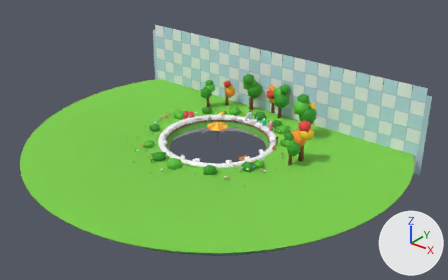
The glTF model examples/bumper-ducks/public/models/arenas.glb: old version first, new version second.
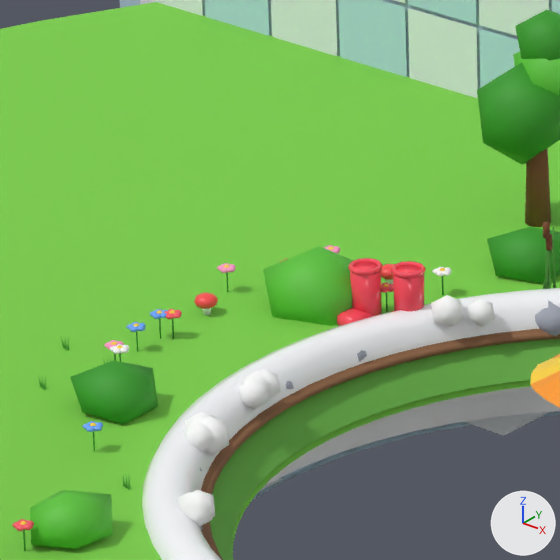
Each version appears first whole from a 50 mm camera at (74.8, -91.3, 57.5) aimed at (2.3, -0.8, 1.4), and next in a close-up on the part from 31% to 47% of the width and 28% to 53% of the height. Every picture has the same lights, and +X, +Y and +Z are marked at lower right. The first two pictures are the older version. Where no turn or scale is listed for an object, it has been applied to the vertices. Vertices at exactly the same position are counted once.

The scene before the commit, as lines of its bpy script (objects in view):
```python
ob_arena_pond_mesh = bpy.data.objects.new('arena_pond_mesh', me_arena_pond_mesh)
ob_arena_pond_mesh.location = (0.0, 0.0, 0.0)
ob_arena_puddle_mesh = bpy.data.objects.new('arena_puddle_mesh', me_arena_puddle_mesh)
ob_arena_puddle_mesh.location = (0.0, 0.0, 0.0)
ob_umbrella_mesh = bpy.data.objects.new('umbrella_mesh', me_umbrella_mesh)
ob_umbrella_mesh.location = (0.0, 0.0, 0.0)
# also in view: 'arena_bath_mesh' at (0.0, 0.0, 5.7)
```
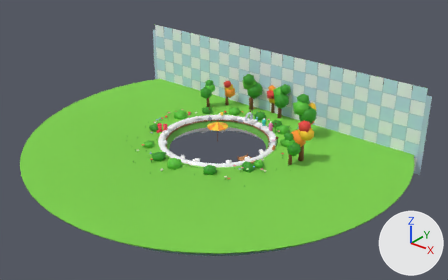
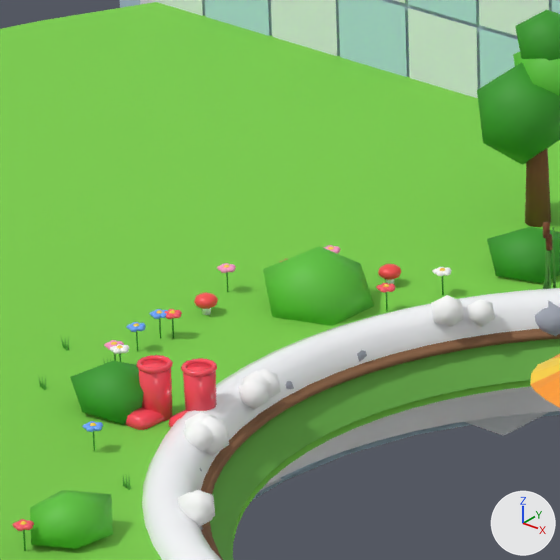
Boxes (x1, y1, x2, y2) around the edits, measured in the close-ups (560 x 560 px; the box of a moved part takes in the faces that stretch with it):
part 1 of me_arena_puddle_mesh, moved or reshaped: before (350, 262, 382, 316); after (138, 359, 173, 421)
part 2 of me_arena_puddle_mesh, moved or reshaped: before (348, 258, 383, 275); after (136, 355, 173, 374)
part 3 of me_arena_puddle_mesh, moved or reshaped: before (337, 308, 372, 326); after (125, 407, 165, 430)
part 4 of me_arena_puddle_mesh, moved or reshaped: before (393, 265, 424, 311); after (183, 362, 217, 411)
part 5 of me_arena_puddle_mesh, moved or reshaped: before (391, 261, 426, 278); after (181, 358, 217, 377)
part 6 of me_arena_puddle_mesh, moved or reshaped (not visible before): after (169, 410, 188, 428)

The change, as a list of edits to the scene's bpy script:
```text
Change me_arena_puddle_mesh:
    where me_arena_puddle_mesh.from_pydata(...)  # 3002 vertices, 4604 faces; spans x -40.0..40.0, y -40.0..40.0, z -1.0..9.4
    used by ob_arena_puddle_mesh; location = (0.0, 0.0, 0.0)
    me_arena_puddle_mesh part 1: the loose piece of 28 vertices spanning x -12.8..-12.0, y 3.6..4.5, z 0.5..2.1 is moved by (0.0, -8.6, 0.0)
    me_arena_puddle_mesh part 2: the loose piece of 84 vertices spanning x -12.9..-11.9, y 3.5..4.5, z 2.0..2.2 is moved by (0.0, -8.6, 0.0)
    me_arena_puddle_mesh part 3: the loose piece of 56 vertices spanning x -12.8..-12.0, y 3.0..4.3, z 0.4..0.9 is moved by (0.0, -8.6, 0.0)
    me_arena_puddle_mesh part 4: the loose piece of 28 vertices spanning x -11.7..-10.9, y 4.2..5.1, z 0.5..2.1 is moved by (0.0, -8.6, 0.0)
    me_arena_puddle_mesh part 5: the loose piece of 84 vertices spanning x -11.8..-10.8, y 4.1..5.1, z 2.0..2.2 is moved by (0.0, -8.6, 0.0)
    me_arena_puddle_mesh part 6: the loose piece of 56 vertices spanning x -11.7..-10.9, y 3.6..4.9, z 0.4..0.9 is moved by (0.0, -8.6, 0.0)
```
